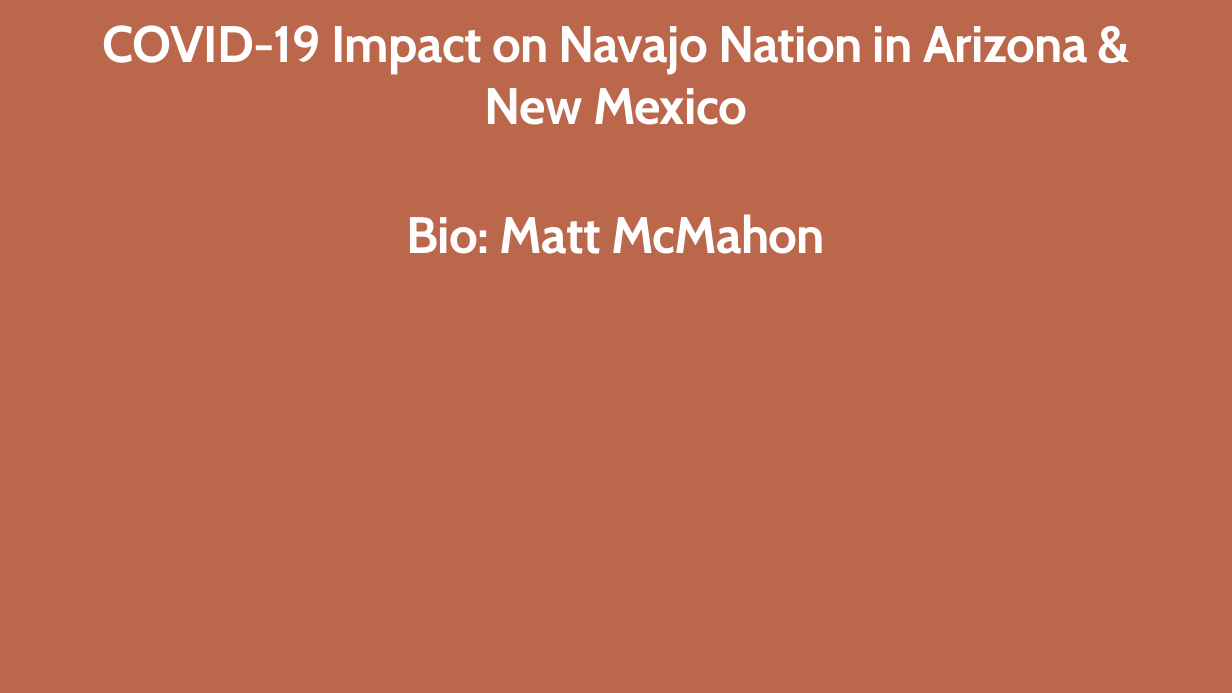
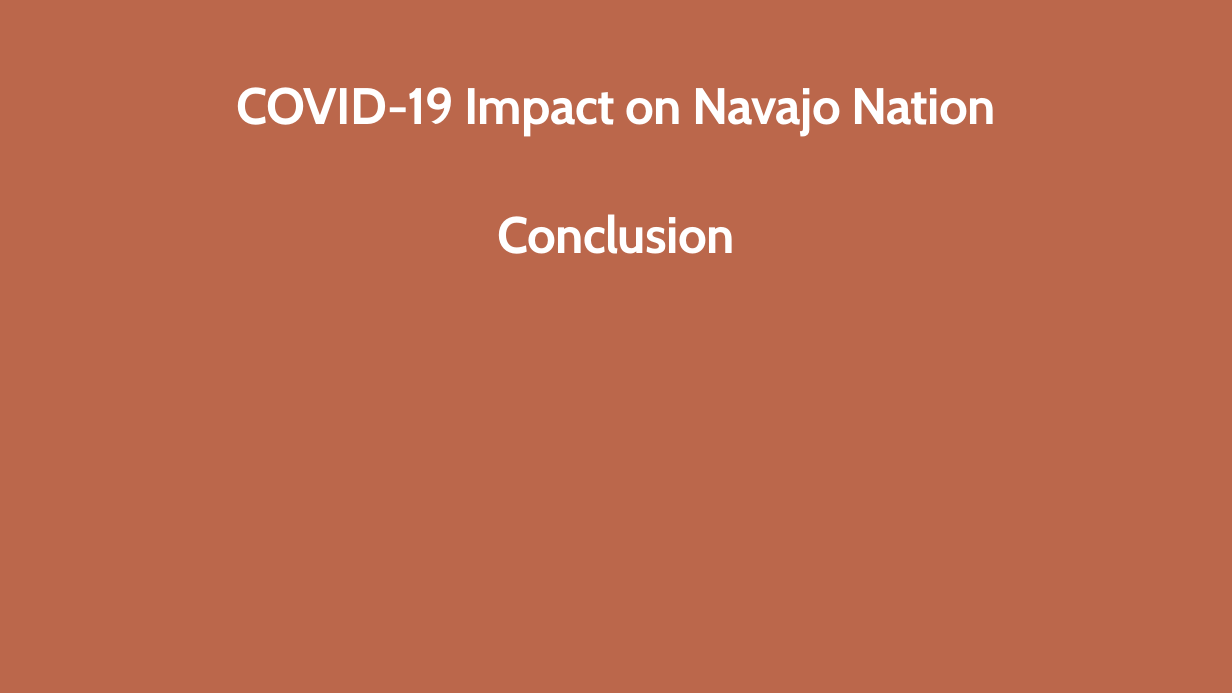
Before and after one commit to CCostenbader/Covid-19-effects-on-the-Navajo-Nation-Indian-Tribe, a slide deck: slide 21 of FinalPP.pptx (slide 6 before the commit). Drawn at 1232x693 pixels with LibreOffice and Linux fonts; fonts in the diff are those of the drawing; background and template pictures are left out. Boxes give left, top, right and bottom in pixels: in the first picture for what was removed or moved away, otherwise in the second. Text is boxed around its words. In the diff, an @@ line names an element or a change of style, - is before the commit and + after.

```diff
--- a/FinalPP.pptx
+++ b/FinalPP.pptx
@@ text at (236, 87, 996, 135): text changed @@
-COVID-19 Impact on Navajo Nation in Arizona & New Mexico
+COVID-19 Impact on Navajo Nation
@@ title at (497, 214, 735, 254): text changed @@
-Bio: Matt McMahon
+Conclusion
```
Also in this commit, not shown: 20 other slides changed, 1 slide added, 25 slides removed, 8 other files.
